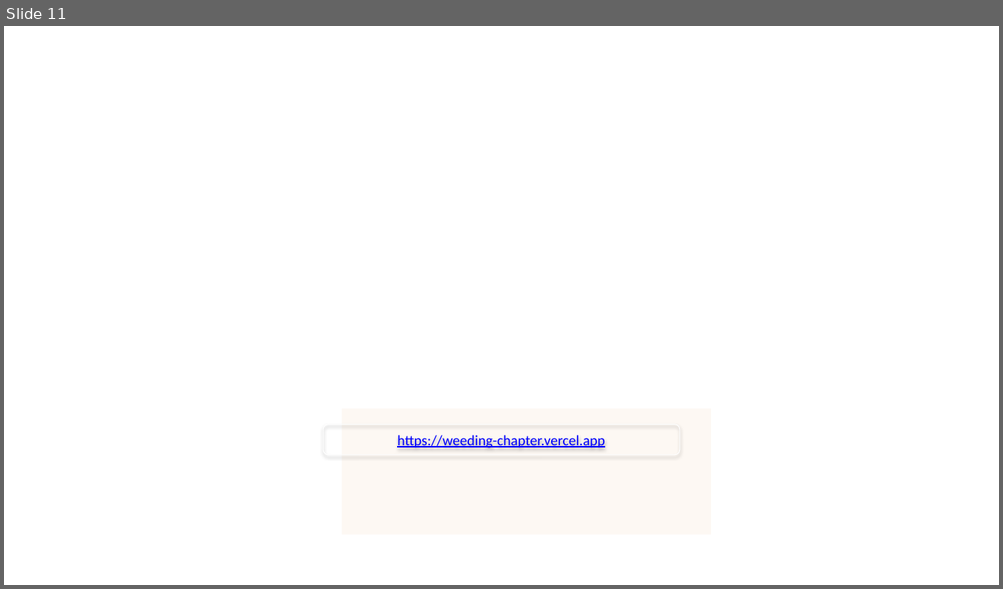
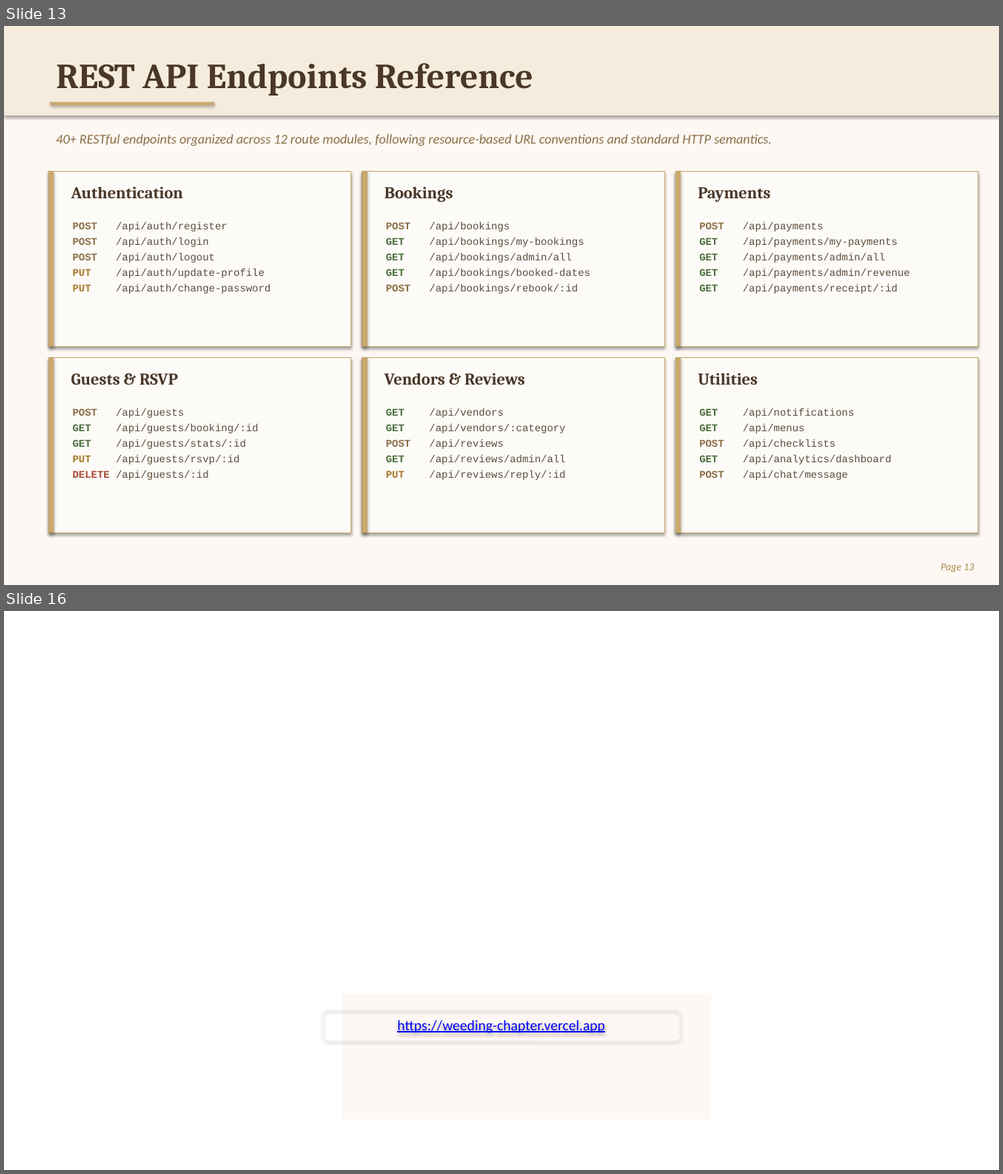
Before and after one commit to sagniksaha279/Weeding-Booking-Portal, a slide deck: presentation/Weeding-Chapter.pptx. Shown one above the other, each under a label of ours: slide 11 before the commit, slides 13 and 16 after it; the slides between them are not shown. The pictures are 1003x589 and 1003x1174 pixels, drawn with LibreOffice and Linux fonts; fonts in the diff are those of the drawing; background and template pictures are left out. Boxes give left, top, right and bottom in pixels: in the first picture for what was removed or moved away, otherwise in the second. Text is boxed around its words. In the diff, an @@ line names an element or a change of style, - is before the commit and + after.

```diff
--- a/presentation/Weeding-Chapter.pptx
+++ b/presentation/Weeding-Chapter.pptx
@@ slide 13 added at (4, 26, 999, 585), background #FFFFFF @@
@@ rectangle added at (4, 26, 999, 585), fill #FDF8F3 @@
@@ rectangle added at (4, 26, 999, 116), fill #F5ECDD @@
@@ text added at (56, 63, 533, 96), 34 pt, text #4A3728, bold @@
+REST API Endpoints Reference
@@ rectangle added at (51, 102, 214, 105), fill #C9A96E @@
@@ text added at (56, 134, 771, 146), 13 pt, text #8B6F47, italic @@
+40+ RESTful endpoints organized across 12 route modules, following resource-based URL conventions and standard HTTP semantics.
@@ rectangle added at (48, 172, 351, 347), fill #FDFBF7, outline #C9A96E 0.75 pt @@
@@ rectangle added at (48, 172, 54, 347), fill #C9A96E @@
@@ rectangle added at (362, 172, 664, 347), fill #FDFBF7, outline #C9A96E 0.75 pt @@
@@ rectangle added at (362, 172, 367, 347), fill #C9A96E @@
@@ rectangle added at (675, 172, 978, 347), fill #FDFBF7, outline #C9A96E 0.75 pt @@
@@ rectangle added at (675, 172, 680, 347), fill #C9A96E @@
@@ text added at (71, 187, 183, 198), 16 pt, text #4A3728, bold @@
+Authentication
@@ text added at (384, 187, 453, 202), 16 pt, text #4A3728, bold @@
+Bookings
@@ text added at (697, 187, 770, 202), 16 pt, text #4A3728, bold @@
+Payments
@@ text added at (73, 222, 270, 294), 10 pt, text #5C4D3E @@
+POST /api/auth/register
+POST /api/auth/login
+POST /api/auth/logout
+PUT /api/auth/update-profile
+PUT /api/auth/change-password
@@ text added at (386, 222, 590, 294), 10 pt, text #5C4D3E @@
+POST /api/bookings
+GET /api/bookings/my-bookings
+GET /api/bookings/admin/all
+GET /api/bookings/booked-dates
+POST /api/bookings/rebook/:id
@@ text added at (699, 222, 910, 294), 10 pt, text #5C4D3E @@
+POST /api/payments
+GET /api/payments/my-payments
+GET /api/payments/admin/all
+GET /api/payments/admin/revenue
+GET /api/payments/receipt/:id
@@ rectangle added at (48, 358, 351, 534), fill #FDFBF7, outline #C9A96E 0.75 pt @@
@@ rectangle added at (48, 358, 54, 534), fill #C9A96E @@
@@ rectangle added at (362, 358, 664, 534), fill #FDFBF7, outline #C9A96E 0.75 pt @@
@@ rectangle added at (362, 358, 367, 534), fill #C9A96E @@
@@ rectangle added at (675, 358, 978, 534), fill #FDFBF7, outline #C9A96E 0.75 pt @@
@@ rectangle added at (675, 358, 680, 534), fill #C9A96E @@
@@ text added at (71, 374, 178, 386), 16 pt, text #4A3728, bold @@
+Guests & RSVP
@@ text added at (384, 373, 525, 385), 16 pt, text #4A3728, bold @@
+Vendors & Reviews
@@ text added at (697, 373, 757, 385), 16 pt, text #4A3728, bold @@
+Utilities
@@ text added at (73, 409, 259, 480), 10 pt, text #5C4D3E @@
+POST /api/guests
+GET /api/guests/booking/:id
+GET /api/guests/stats/:id
+PUT /api/guests/rsvp/:id
+DELETE /api/guests/:id
@@ text added at (386, 409, 565, 480), 10 pt, text #5C4D3E @@
+GET /api/vendors
+GET /api/vendors/:category
+POST /api/reviews
+GET /api/reviews/admin/all
+PUT /api/reviews/reply/:id
@@ text added at (699, 409, 891, 480), 10 pt, text #5C4D3E @@
+GET /api/notifications
+GET /api/menus
+POST /api/checklists
+GET /api/analytics/dashboard
+POST /api/chat/message
@@ text added at (940, 564, 973, 573), 10 pt, text #A8894E, italic @@
+Page 13
@@ what was slide 11 is now slide 16 @@
```
Also in this commit, not shown: 7 other slides added, 3 slides removed, 1 other file.
